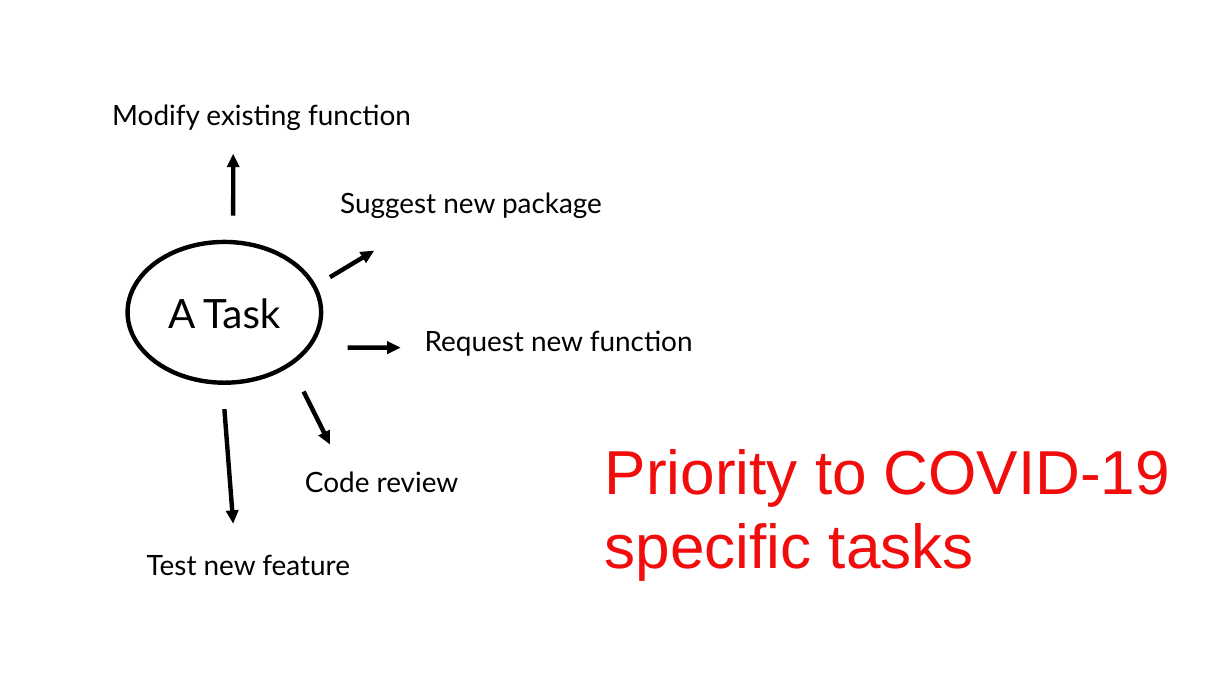
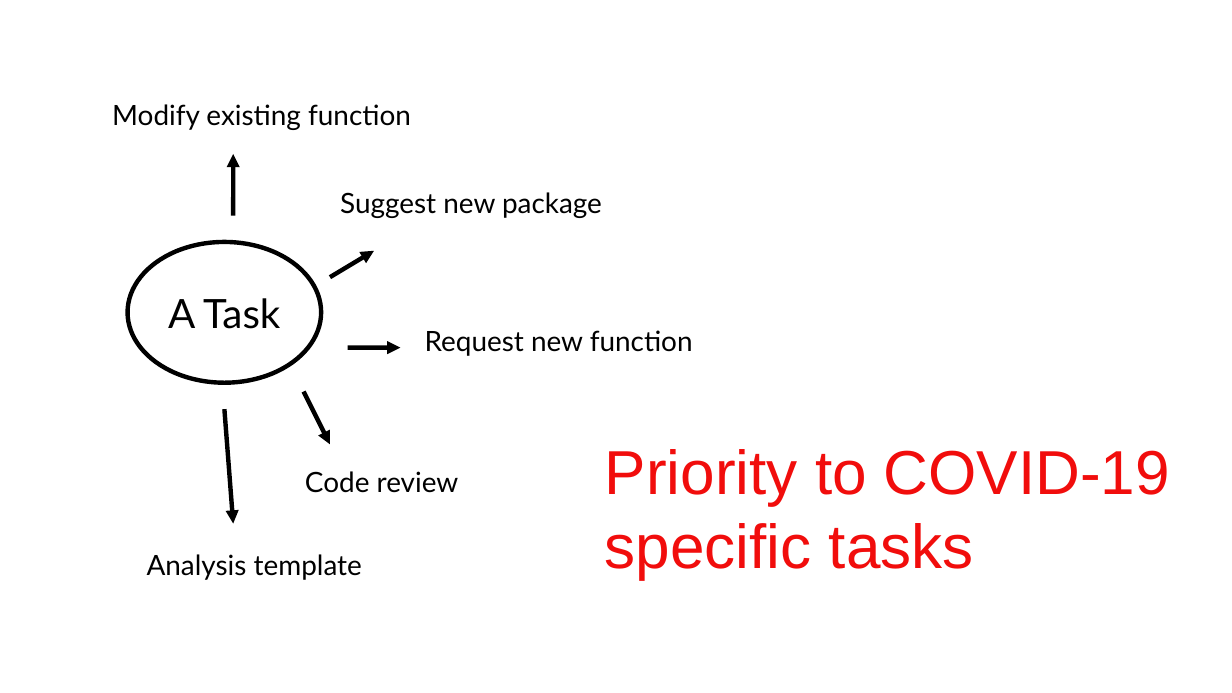
Before and after one commit to matthieugold/covid-19-challenge, a slide deck: slide 19 of docs/dscc_presentation/dscc_presentation.odp. Drawn at 1232x693 pixels with LibreOffice and Linux fonts; fonts in the diff are those of the drawing. Boxes give left, top, right and bottom in pixels: in the first picture for what was removed or moved away, otherwise in the second. Text is boxed around its words. In the diff, an @@ line names an element or a change of style, - is before the commit and + after.

```diff
--- a/docs/dscc_presentation/dscc_presentation.odp
+++ b/docs/dscc_presentation/dscc_presentation.odp
@@ text at (147, 554, 362, 580): text changed @@
-Test new feature
+Analysis template
```
Also in this commit, not shown: 1 other slide changed, 3 slides added.
